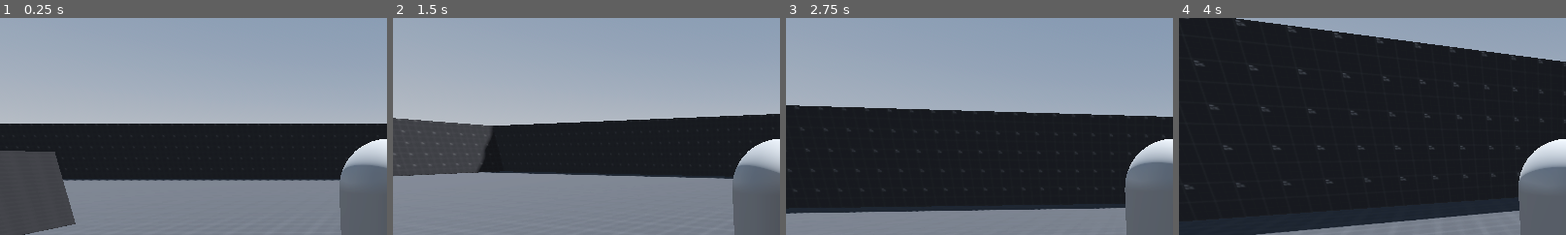
Above: before the commit, frames 1-4 (left to right).
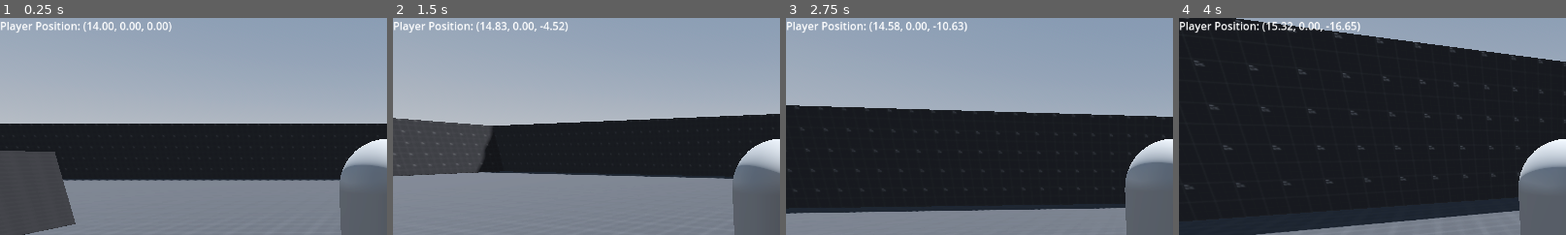
Above: after the commit, the same moments.

Repository: Zokerus/3D-ARPG
Game: Godot game, scene res://main.tscn
The game is run twice, just before and just after one commit, with the same random seed, the same clock (stepped at 60 frames per second) and the same inputs.
Inputs (mouse positions are % of the whole screen's width and height, from its top left):
- Up to frame 1 (0.25 s): no input
- Up to frame 2 (1.5 s): tap Enter (ui_accept) at 0.5, 0.77 s; move the mouse to (55, 50) at 0.52 s; hold W (Forward) from 0.53 s (still down); move the mouse to (45, 50) at 1.27 s
- Up to frame 3 (2.75 s): keep holding W (Forward); tap Enter (ui_accept) at 1.52 s; move the mouse to (52, 48) at 2.02 s
- Up to frame 4 (4 s): keep holding W (Forward); move the mouse to (49, 52) at 2.77 s; tap Enter (ui_accept) at 3.02, 3.77 s; move the mouse to (57, 51) at 3.52 s
The pictures show only the part of the screen within x 0-50%, y 0-50%; the shares and areas given below are measured in that part.

The runs differ from the first frame. In frame 1, 0.8% of the frame differs, in the area x 0-45%, y 1-7%; in frame 2, 0.8%; in frame 3, 0.8%; in frame 4, 0.9%, in the area x 0-47%, y 1-8%.

Commit message:
add debug ui
display player global position

Diff:
--- a/Character/PlayerController/player_controller.tscn
+++ b/Character/PlayerController/player_controller.tscn
@@ -1,7 +1,8 @@
-[gd_scene load_steps=3 format=3 uid="uid://bj8uwhx2rp0ru"]
+[gd_scene load_steps=4 format=3 uid="uid://bj8uwhx2rp0ru"]
 
 [ext_resource type="PackedScene" uid="uid://c46pif3pj157j" path="res://Character/Player/player.tscn" id="1_ibbot"]
 [ext_resource type="PackedScene" uid="uid://d3skfqo2uumrj" path="res://Character/Camera/camera_controller.tscn" id="2_a1jm1"]
+[ext_resource type="PackedScene" uid="uid://dnyixu56h1p84" path="res://UI/Debug/debug_ui.tscn" id="3_sunpp"]
 
 [node name="PlayerController" type="Node3D"]
 
@@ -9,3 +10,8 @@
 mainCamera = NodePath("../CameraController")
 
 [node name="CameraController" parent="." instance=ExtResource("2_a1jm1")]
+
+[node name="CanvasLayer" type="CanvasLayer" parent="."]
+
+[node name="Debug UI" parent="CanvasLayer" node_paths=PackedStringArray("player") instance=ExtResource("3_sunpp")]
+player = NodePath("../../Player")
--- /dev/null
+++ b/UI/Debug/debug_ui.gd
@@ -0,0 +1,11 @@
+extends Control
+class_name DebugUI
+
+@export var player: PlayerCharacter
+
+@onready var label: Label = $Label
+
+# Called every frame. 'delta' is the elapsed time since the previous frame.
+func _process(delta: float) -> void:
+	var player_position: Vector3 = player.global_position
+	label.text = "Player Position: (%.2f, %.2f, %.2f)" % [player_position.x, player_position.y, player_position.z]
--- /dev/null
+++ b/UI/Debug/debug_ui.tscn
@@ -0,0 +1,19 @@
+[gd_scene load_steps=2 format=3 uid="uid://dnyixu56h1p84"]
+
+[ext_resource type="Script" path="res://UI/Debug/debug_ui.gd" id="1_3b8v4"]
+
+[node name="Debug UI" type="Control"]
+layout_mode = 3
+anchors_preset = 15
+anchor_right = 1.0
+anchor_bottom = 1.0
+grow_horizontal = 2
+grow_vertical = 2
+mouse_filter = 2
+script = ExtResource("1_3b8v4")
+
+[node name="Label" type="Label" parent="."]
+layout_mode = 0
+offset_right = 40.0
+offset_bottom = 23.0
+text = "Player Position:"
